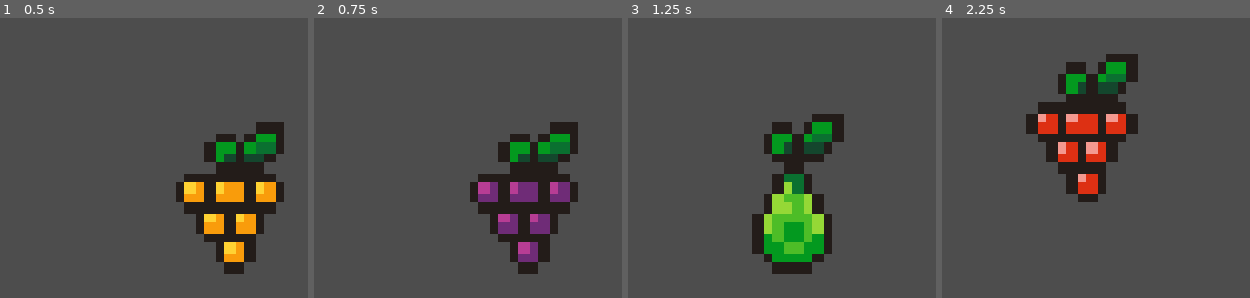
Above: before the commit, frames 1-4 (left to right).
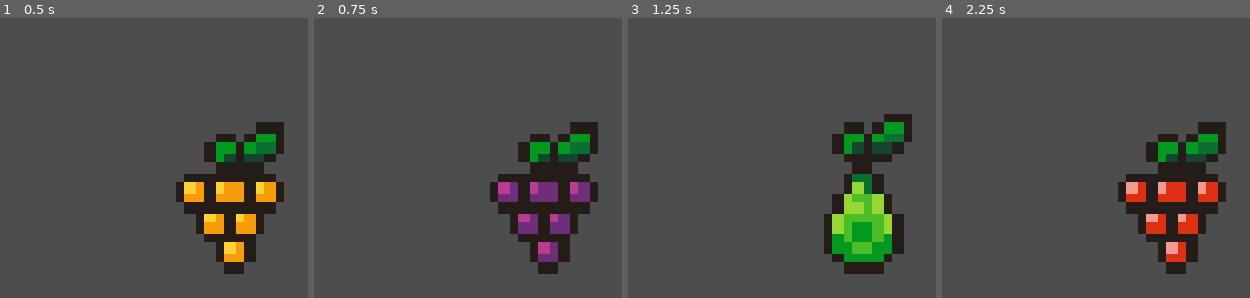
Above: after the commit, the same moments.

Repository: LicoRyte/PSCP--NoIWasTheJudge
Game: Godot game, scene res://Scene/test.tscn
Two runs of this game, one before a commit and one after it. Both use one fixed random seed, a clock stepped at 60 frames per second and the inputs below.
Inputs:
- Up to frame 1 (0.5 s): no input
- Up to frame 2 (0.75 s): hold D (Right) from 0.53 s (still down); tap Space (Space) at 0.6 s
- Up to frame 3 (1.25 s): keep holding D (Right)
- Up to frame 4 (2.25 s): release D (Right) at 1.28 s; hold S (Down) 1.28-2.03 s; tap Space (Space) at 1.35, 2.1 s; hold D (Right) from 2.03 s (still down)

Frame 1 is identical in both runs. In frame 2, 12% of the frame differs, in the area x 50-93%, y 37-92%; in frame 3, 20%; in frame 4, 23%, in the area x 27-93%, y 12-92%.

Commit message:
Idle can jump
change Idle state

Diff:
--- a/Scripts/Player State/idle.gd
+++ b/Scripts/Player State/idle.gd
@@ -12,17 +12,13 @@
 func exit():
 	pass
 func process_physics(delta: float) -> State:
-	var input_direction = Vector2(
-		Input.get_action_strength("Left") - Input.get_action_strength("Right"),
-		Input.get_action_strength("Up") - Input.get_action_strength("Down")
-	)
-	player.velocity = lerp(player.velocity, input_direction * move_speed, delta * acceleration)
+	if Input.is_action_just_pressed("Space"):
+		return jump_state
 	if player.is_died:
 		return killed_state
+
 	#player.velocity.x = lerp(player.velocity.x , 40, delta)
 	player.move_and_slide()
-
-
 	return null
 func process_input(event: InputEvent) -> State:
 	return null
--- a/Scripts/Player State/stunned.gd
+++ b/Scripts/Player State/stunned.gd
@@ -11,6 +11,8 @@
 func exit():
 	pass
 func process_physics(delta: float) -> State:
+	if player.is_died:
+		return killed_state
 	return null
 func process_input(event: InputEvent) -> State:
 	return null
Not shown: 1 places in Scene/Player.tscn that only renumber resources
